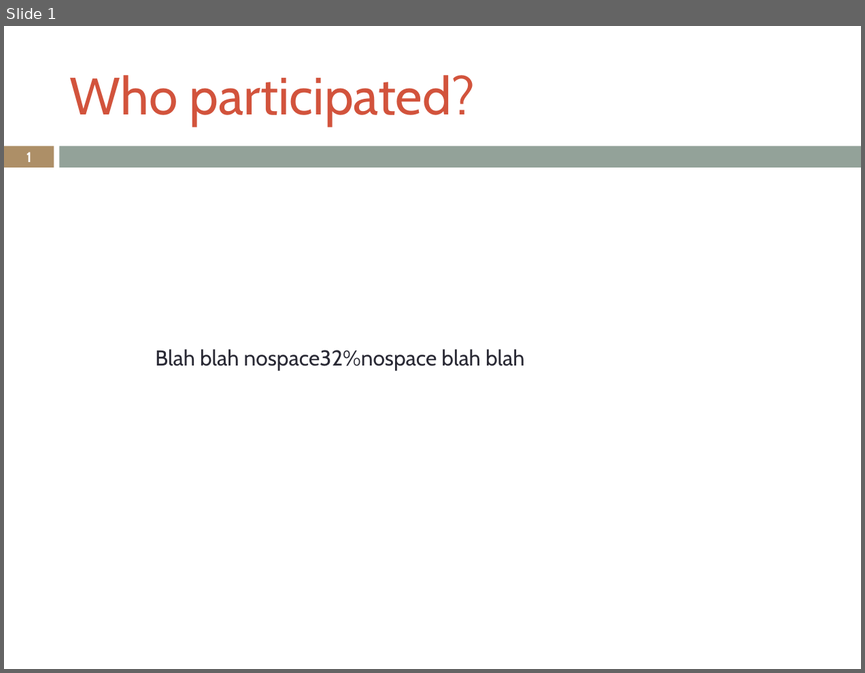
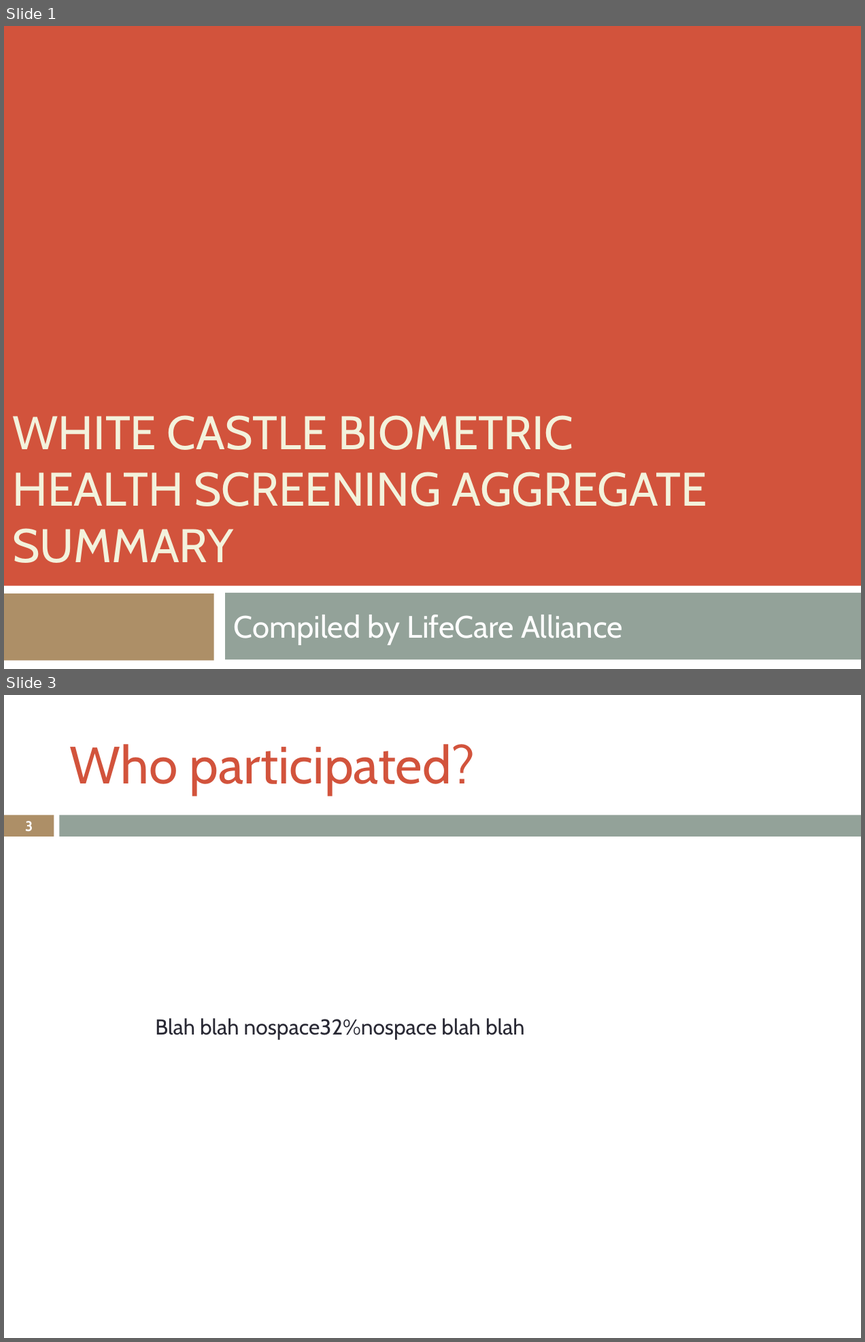
Before and after one commit to LukeSteg/LCABiometric, a slide deck: exampleOutput.pptx. Shown one above the other, each under a label of ours: slide 1 before the commit, slides 1 and 3 after it; the slides between them are not shown. The pictures are 865x673 and 865x1342 pixels, drawn with LibreOffice and Linux fonts; fonts in the diff are those of the drawing. Boxes give left, top, right and bottom in pixels: in the first picture for what was removed or moved away, otherwise in the second. Text is boxed around its words. In the diff, an @@ line names an element or a change of style, - is before the commit and + after.

```diff
--- a/exampleOutput.pptx
+++ b/exampleOutput.pptx
@@ slide 1 added at box(4, 26, 861, 669), background #D2533C @@
@@ title added at box(12, 415, 707, 563), 39.6 pt, text #F3F2DC @@
+WHITE CASTLE BIOMETRIC HEALTH SCREENING AGGREGATE SUMMARY
@@ rectangle added at box(4, 586, 861, 669), fill #FFFFFF @@
@@ rectangle added at box(4, 593, 214, 660), fill #AD8F67 @@
@@ rectangle added at box(225, 592, 861, 659), fill #93A299 @@
@@ subtitle added at box(234, 614, 623, 644), 26 pt, text #FFFFFF @@
+Compiled by LifeCare Alliance
@@ what was slide 1 is now slide 3 @@
@@ page number at box(25, 821, 33, 831): text changed @@
-1
+3
```
Also in this commit, not shown: 1 slide changed, 4 other slides added, 5 other files.
